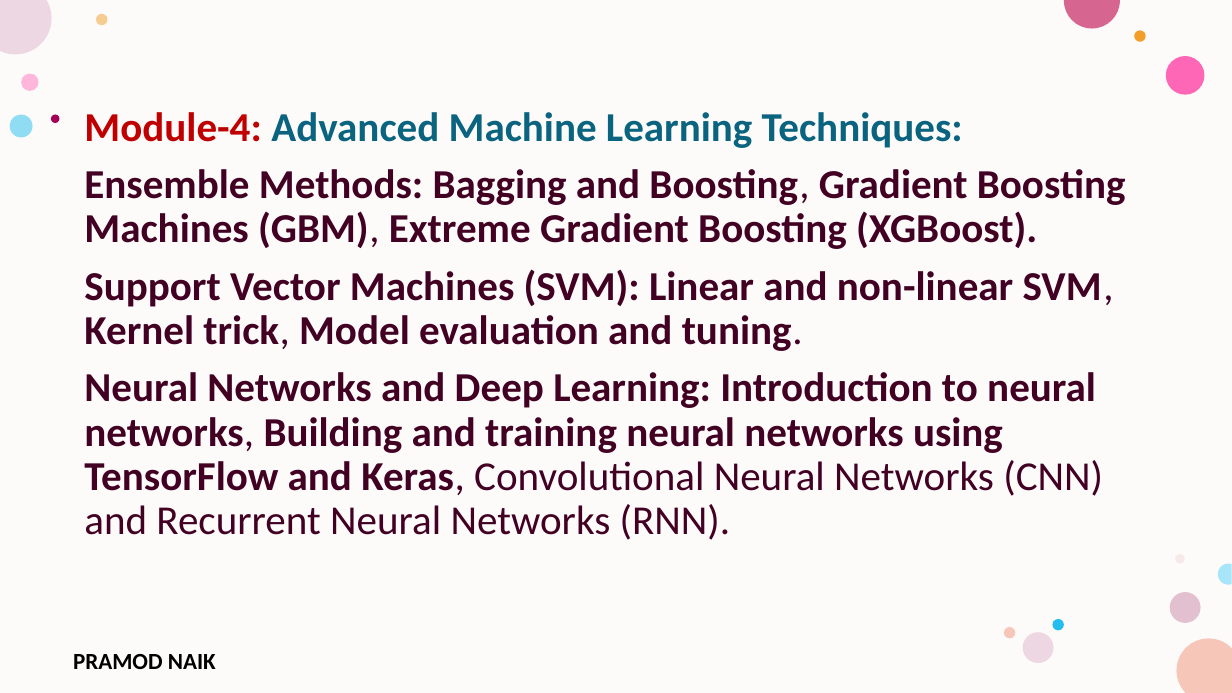
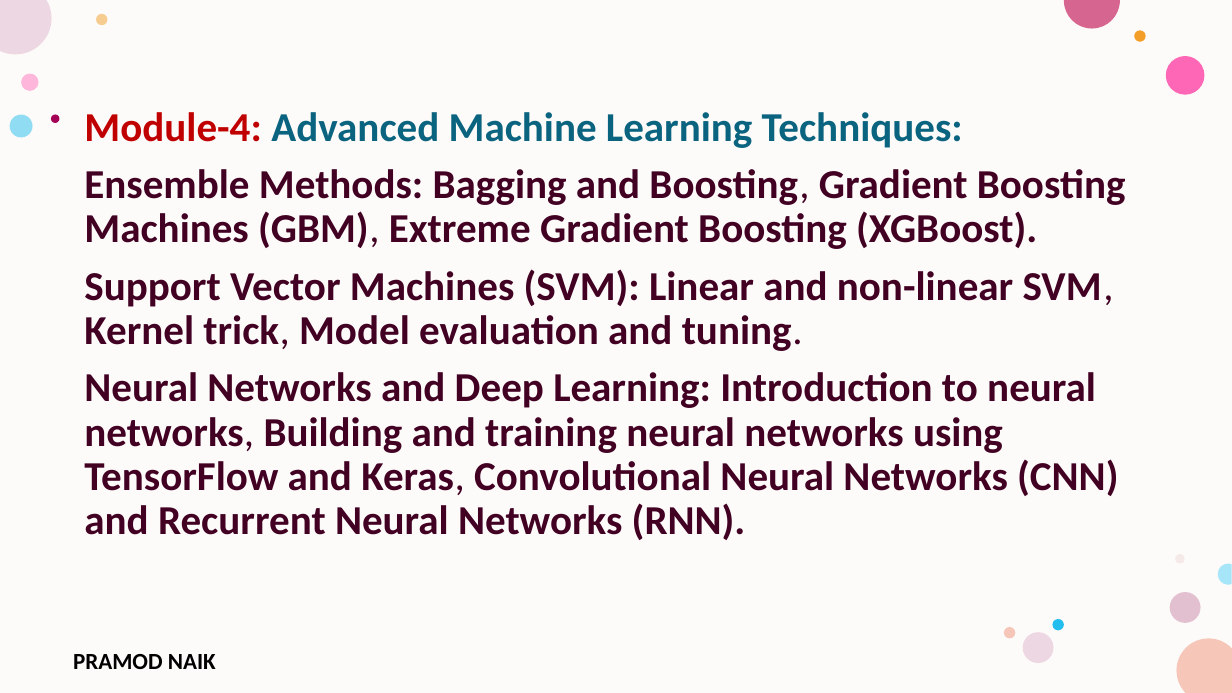
Before and after one commit to PRAMODNAIK-DEV/MCA-2nd-Sem-ML-Data-Analytics-Shridevi-College, a slide deck: slide 92 of Theory Class-Notes/Unit-4 Advanced Machine Learning Techniques.pptx (slide 77 before the commit). Drawn at 1232x693 pixels with LibreOffice and Linux fonts; fonts in the diff are those of the drawing; background and template pictures are left out. Boxes give left, top, right and bottom in pixels: in the first picture for what was removed or moved away, otherwise in the second. Text is boxed around its words. In the diff, an @@ line names an element or a change of style, - is before the commit and + after.

```diff
--- a/Theory Class-Notes/Unit-4 Advanced Machine Learning Techniques.pptx
+++ b/Theory Class-Notes/Unit-4 Advanced Machine Learning Techniques.pptx
@@ text at box(84, 372, 1118, 540): bold on in "Convolutional Neural Networks (CNN) and Recurrent Neural ..." @@
```
Also in this commit, not shown: 3 other slides changed, 15 slides added, 7 slides removed.
